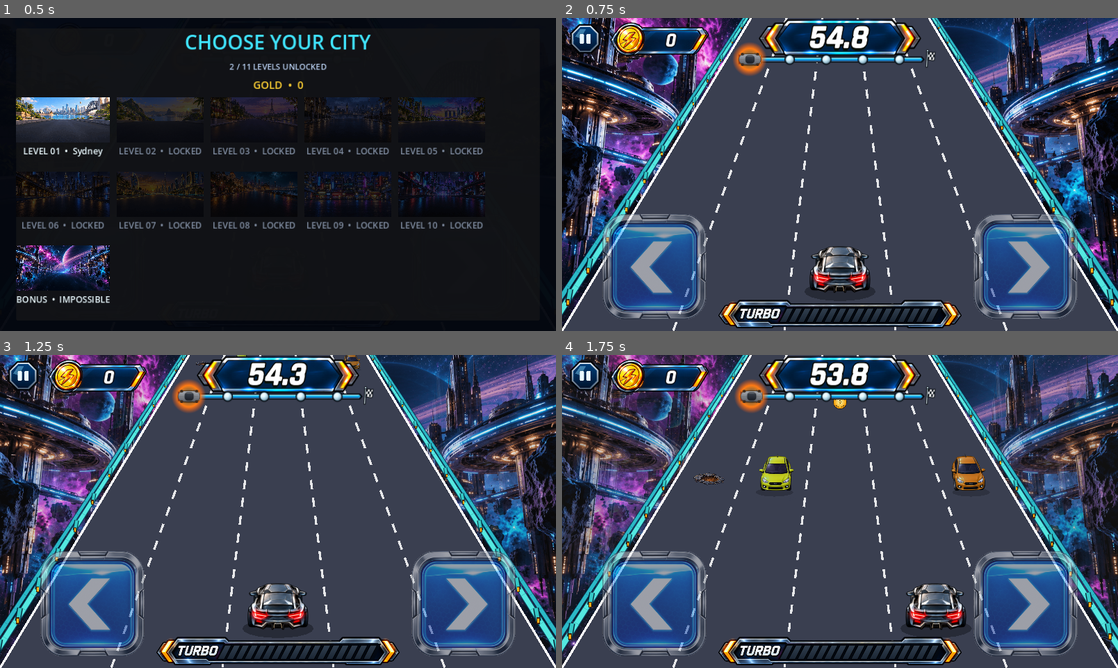
Above: before the commit, frames 1-4 (two rows, left to right).
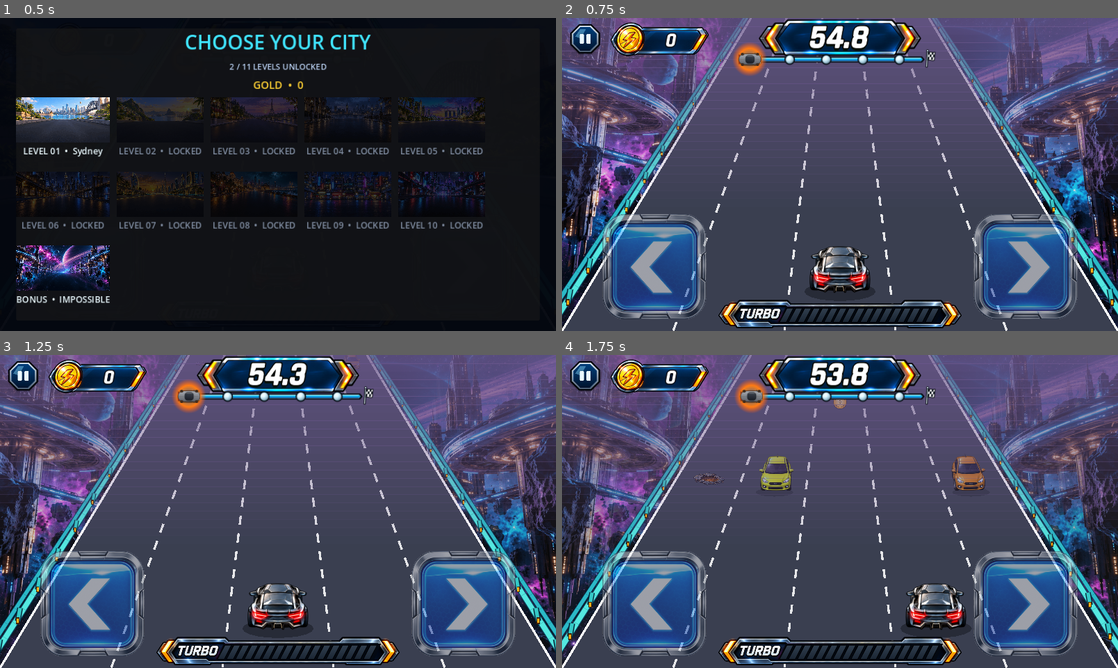
Above: after the commit, the same moments.

Repository: kjs8806/swerve
Game: Godot game, scene res://scenes/Main.tscn
The game is run twice, just before and just after one commit, with the same random seed, the same clock (stepped at 60 frames per second) and the same inputs.
Inputs (mouse positions are in pixels of both pictures, inside the frame that each line leads up to):
- Up to frame 1 (0.5 s): no input
- Up to frame 2 (0.75 s): click (656, 265) at 0.5 s
- Up to frame 3 (1.25 s): no input
- Up to frame 4 (1.75 s): tap Enter at 1.25, 1.35 s; hold Right from 1.28 s (still down); tap Space at 1.52 s

Frame 1 is identical in both runs. In frame 2, 29% of the frame differs, in the area x 0-100%, y 0-56%; in frame 3, 28%; in frame 4, 28%.

Commit message:
Add a distance fog that shortens sightline on the Impossible level
A screen-space fog band anchored at the horizon (LevelConfig.fog_density/
fog_color, off by default) obscures the road, traffic, hazards, and
background the further away they are, fading out well above the
player's own row so the player itself is never fogged. This shortens
how far ahead the player can actually see without touching spawn
timing or difficulty numbers underneath - the challenge is reacting
once something becomes visible, not a harder obstacle pattern.

Enabled only on the Impossible level with a violet-gray tint matching
its space theme. Verified with rendered screenshots comparing a fogged
vs. unfogged level (clear tint/contrast difference on the distant road)
and the existing obstacle-spacing/level-balance validators.

Co-Authored-By: Claude Sonnet 5 <noreply@anthropic.com>
Claude-Session: https://claude.ai/code/session_01QqagUjceaYyhY4xqvSyKnT

Diff:
--- a/godot/levels/level_11_impossible.tres
+++ b/godot/levels/level_11_impossible.tres
@@ -28,3 +28,5 @@
 coin_run_max = 1
 turbo_spawn_min = 16.0
 turbo_spawn_max = 21.0
+fog_density = 0.85
+fog_color = Color(0.42, 0.34, 0.55, 1.0)
--- a/godot/scripts/LevelConfig.gd
+++ b/godot/scripts/LevelConfig.gd
@@ -31,6 +31,14 @@
 @export var turbo_spawn_min: float = 7.0
 @export var turbo_spawn_max: float = 11.0
 
+@export_group("Atmosphere")
+# A screen-space fog band anchored at the horizon, shortening how far ahead
+# the player can actually see rather than changing spawn timing/difficulty
+# numbers - the challenge is purely "you can't see it coming until it's
+# closer," not a harder obstacle pattern underneath. 0 disables it.
+@export_range(0.0, 1.0) var fog_density: float = 0.0
+@export var fog_color: Color = Color(0.55, 0.58, 0.66)
+
 
 func difficulty_at(elapsed: float) -> float:
 	return clampf(elapsed / maxf(obstacle_ramp_seconds, 0.1), 0.0, 1.0)
--- a/godot/scripts/Race.gd
+++ b/godot/scripts/Race.gd
@@ -114,6 +114,15 @@
 ]
 const TEX_PAUSE_ICON := preload("res://assets/hud/pause-button.png")
 const TEX_RESUME_ICON := preload("res://assets/hud/resume-button.png")
+
+# Fog is a screen-space band anchored at the horizon (y=0), so it reads as
+# distance haze regardless of any single object's p - at fog_density=1.0 it
+# reaches FOG_MAX_COVERAGE of the viewport height plus a soft FOG_FEATHER
+# fade-out, staying well above the player's own row (0.8 * height) so the
+# player is never fogged, only what's still further up the road.
+const FOG_MAX_COVERAGE := 0.62
+const FOG_FEATHER := 0.12
+const FOG_MAX_ALPHA := 0.92
 
 enum State { READY, PLAYING, PAUSED, WIN, LOSE }
 
@@ -933,6 +942,8 @@
 	for item in draw_items:
 		item["cb"].call()
 
+	_draw_fog()
+
 	for fx in spark_fx:
 		_draw_spark_fx(fx)
 
@@ -960,6 +971,20 @@
 		var tt: float = float(i) / float(max(steps - 1, 1))
 		var col := c_top.lerp(c_bottom, tt)
 		draw_rect(Rect2(rect.position.x, rect.position.y + i * step_h, rect.size.x, step_h + 1.0), col)
+
+
+func _draw_fog() -> void:
+	var density: float = active_level.fog_density
+	if density <= 0.0:
+		return
+	var h := get_h()
+	var fog_bottom: float = h * FOG_MAX_COVERAGE * density
+	var feather: float = h * FOG_FEATHER * density
+	var top_color := active_level.fog_color
+	top_color.a = FOG_MAX_ALPHA * density
+	var bottom_color := active_level.fog_color
+	bottom_color.a = 0.0
+	_draw_vgrad(Rect2(0.0, 0.0, get_w(), fog_bottom + feather), top_color, bottom_color, 24)
 
 
 func _draw_dashed_line(p1: Vector2, p2: Vector2, color: Color, width: float, dash: float, gap: float, offset: float) -> void:
